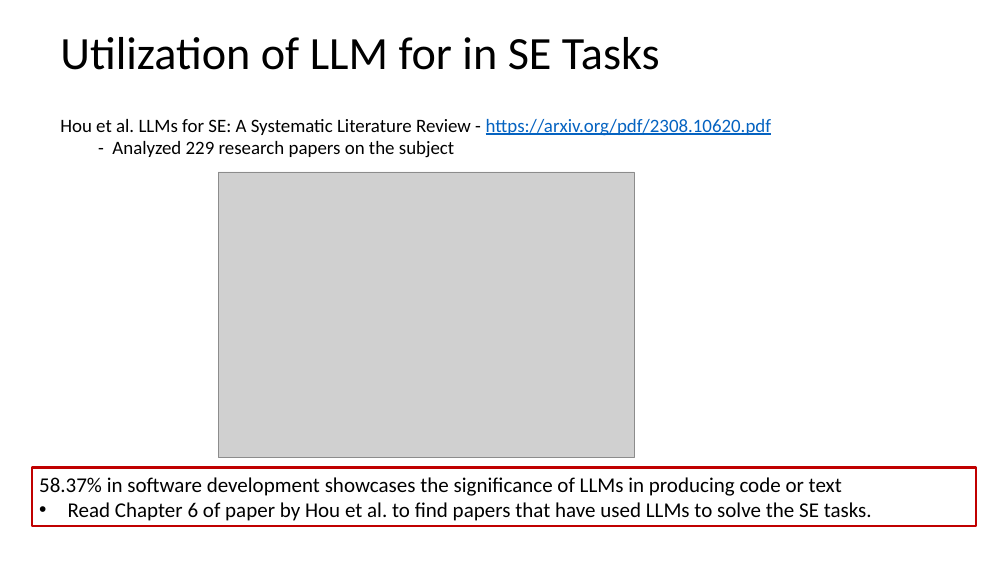
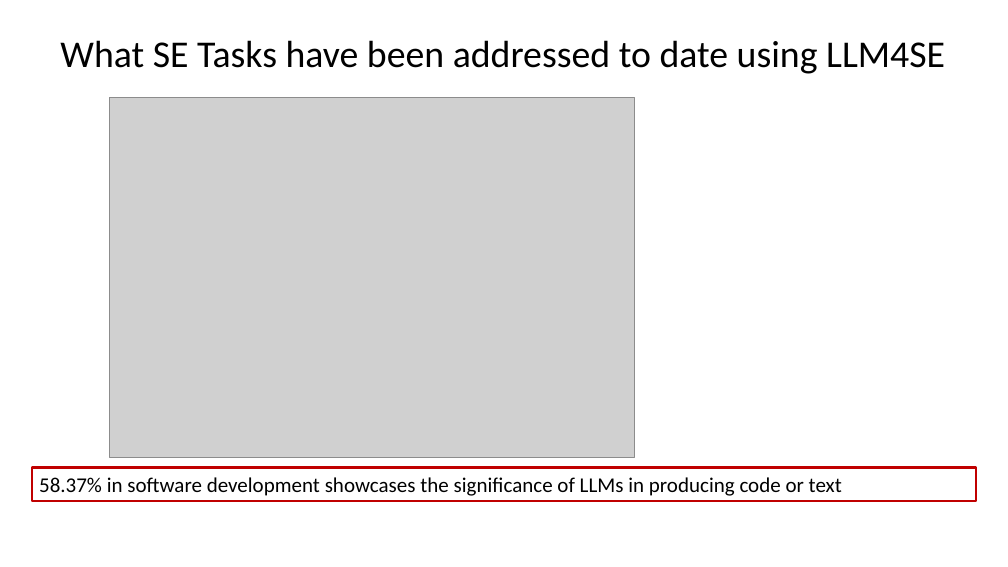
Before and after one commit to johnxu21/johnxu21.github.io, a slide deck: slide 4 of teaching/CS472/Timetable/LLM.pptx. Drawn at 1008x567 pixels with LibreOffice and Linux fonts; fonts in the diff are those of the drawing; grey boxes stand for pictures. Boxes give left, top, right and bottom in pixels: in the first picture for what was removed or moved away, otherwise in the second. Text is boxed around its words. In the diff, an @@ line names an element or a change of style, - is before the commit and + after.

```diff
--- a/teaching/CS472/Timetable/LLM.pptx
+++ b/teaching/CS472/Timetable/LLM.pptx
@@ title at [60, 40, 945, 74]: text changed; size 44 to 36 pt @@
-Utilization of LLM for in SE Tasks
+What SE Tasks have been addressed to date using LLM4SE
@@ text removed at [60, 119, 771, 158] @@
-Hou et al. LLMs for SE: A Systematic Literature Review - https://arxiv.org/pdf/2308.10620.pdf
-  - Analyzed 229 research papers on the subject
@@ picture: place and size @@
-picture at [218, 172, 634, 457]
+picture at [110, 98, 634, 457]
@@ rectangle "58.37% in software development showcases ...": place and size @@
-rectangle "58.37% in software development showcases ..." at [32, 468, 977, 526]
+rectangle "58.37% in software development showcases ..." at [32, 468, 977, 501]
@@ text in rectangle at [68, 502, 872, 521]: paragraph removed @@
-• Read Chapter 6 of paper by Hou et al. to find papers that have used LLMs to solve the SE tasks.
```
Also in this commit, not shown: 3 slides added, 1 slide removed, 2 other files.
